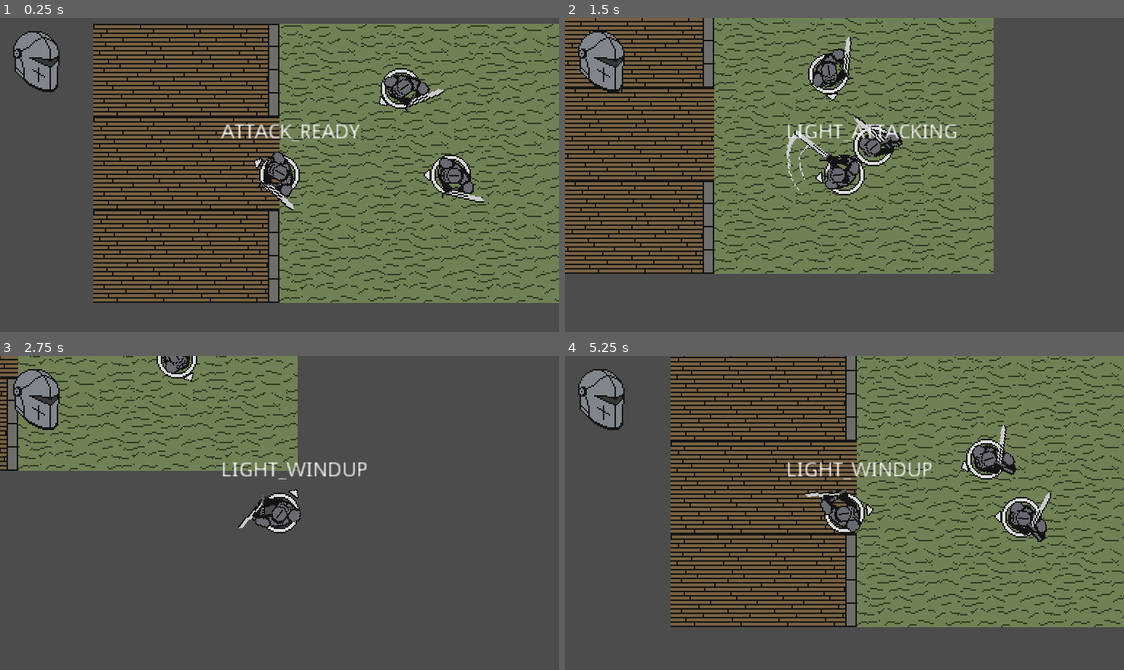
Above: before the commit, frames 1-4 (two rows, left to right).
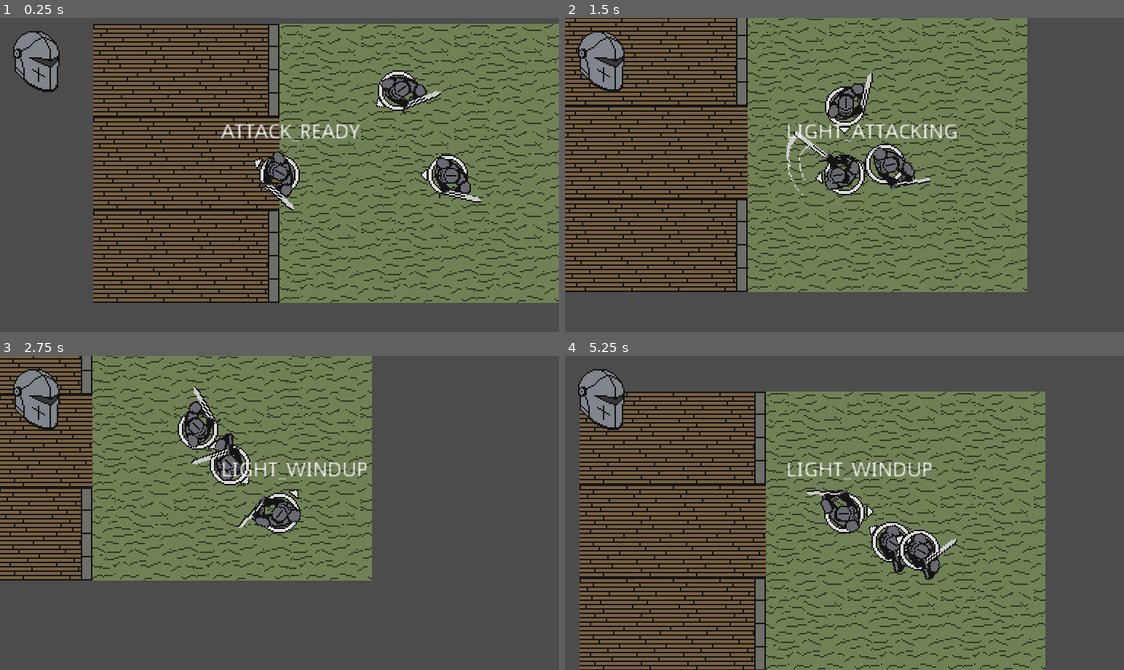
Above: after the commit, the same moments.

Repository: BGuerrero825/Slasher
Game: Godot game, scene res://Base.tscn
The game is run twice, just before and just after one commit, with the same random seed, the same clock (stepped at 60 frames per second) and the same inputs.
Inputs (mouse positions are in pixels of both pictures, inside the frame that each line leads up to):
- Up to frame 1 (0.25 s): no input
- Up to frame 2 (1.5 s): move the mouse to (967, 159) at 0.52 s; press the mouse at (967, 159) at 0.53 s; hold D (move_right) 0.53-1.28 s; move the mouse to (732, 190) at 1.27 s; release the mouse at (732, 190) at 1.28 s; hold S (move_down) from 1.28 s (still down); click (732, 190) at 1.35 s
- Up to frame 3 (2.75 s): move the mouse to (335, 443) at 2.02 s; release S (move_down) at 2.03 s; press the mouse at (335, 443) at 2.03 s; hold D (move_right) from 2.03 s (still down); right-click (335, 443) at 2.1 s
- Up to frame 4 (5.25 s): move the mouse to (816, 575) at 2.77 s; release D (move_right) at 2.78 s; release the mouse at (816, 575) at 2.78 s; hold Up (move_up) 2.78-3.53 s; click (816, 575) at 2.85 s; move the mouse to (1012, 560) at 3.52 s; press the mouse at (1012, 560) at 3.53 s; hold A (move_left) 3.53-5.03 s; move the mouse to (676, 465) at 4.27 s; release the mouse at (676, 465) at 4.28 s; right-click (676, 465) at 4.35 s; click (676, 465) at 4.55 s; move the mouse to (872, 513) at 5.02 s; press the mouse at (872, 513) at 5.03 s; hold S (move_down) from 5.03 s (still down)

The runs differ from the first frame. In frame 1, 1.2% of the frame differs, in the area x 67-87%, y 15-59%; in frame 2, 32%; in frame 3, 36%; in frame 4, 66%, in the area x 2-100%, y 0-100%.
Error after the commit: Invalid call to function 'take_damage' in base 'Area2D (blockbox.gd)'. Expected 1 arguments. (res://code/npc.gd:132)

Commit message:
basic knockback implemented

Diff:
--- a/Base.tscn
+++ b/Base.tscn
@@ -14,11 +14,9 @@
 
 [node name="npc" parent="." instance=ExtResource( 6 )]
 position = Vector2( 213.482, 35.2271 )
-health = 75
 
 [node name="npc2" parent="." instance=ExtResource( 6 )]
 position = Vector2( 248, 96 )
-health = 75
 
 [node name="player" parent="." instance=ExtResource( 3 )]
 position = Vector2( 128, 96 )
--- a/code/npc.gd
+++ b/code/npc.gd
@@ -1,25 +1,27 @@
 extends KinematicBody2D
 
 
-export var health = 25
-export var speed = 10
+export var health := 25.0
+export var speed := 20.0
 
-export var ATTACK_DELAY_TIME = 0.01  # delay before initiating an attack while in range
-export var ATTACK_COOLDOWN_TIME = 1.5  # delay between attacks
-export var MOVE_DELAY_TIME = 0.5  # delay before moving after attacking
+export var ATTACK_DELAY_TIME := 0.01  # delay before initiating an attack while in range
+export var ATTACK_COOLDOWN_TIME := 1.5  # delay between attacks
+export var MOVE_DELAY_TIME := 0.5  # delay before moving after attacking
+export var KNOCKBACK_TIME := 0.1  # total time spent in knockback
+export var KNOCKBACK_STRENGTH := 40.0  # knockback strength
 
-export var DAMAGE = 10
+export var DAMAGE := 10.0
 
-var STANDOFF_DISTANCE = 40  # distance the AI wants to sit from the player
-var RUNAWAY_DISTANCE = 25  # distance the AI wants to run from the player
+var STANDOFF_DISTANCE := 40.0  # distance the AI wants to sit from the player
+var RUNAWAY_DISTANCE := 25.0  # distance the AI wants to run from the player
 
-enum {ATTACKING, STANDOFF, RETREATING, BACKING_AWAY, MOVING_TO_PLAYER, SLEEP}
+enum {ATTACKING, STANDOFF, RETREATING, BACKING_AWAY, MOVING_TO_PLAYER, SLEEP, KNOCK_BACK}
 
-var current_state = SLEEP
+var current_state := SLEEP
 
-var attack_available = true
+var attack_available := true
 
-var velocity = Vector2()
+var velocity := Vector2()
 
 #onready var player_pos = $"/root/Global".player.get_position()
 
@@ -32,7 +34,7 @@
 	var player_pos = $"/root/Global".player.get_position()
 	var distance_to_player = position.distance_to(player_pos)
 
-#	# orient towards player
+	# orient towards player
 	$center.rotation = PI + position.angle_to_point(player_pos)
 
 	#$Label.text = str(position.distance_to(player_pos))
@@ -41,8 +43,7 @@
 	match current_state:
 		ATTACKING:
 			$Label.text = "ATTACKING"
-			########################################################################################
-			$AnimationPlayer.play("Heavy")  #TODO
+			$AnimationPlayer.play("Heavy")
 
 			if not $cooldown_timer.time_left > 0:
 				$cooldown_timer.start(ATTACK_COOLDOWN_TIME)
@@ -88,6 +89,15 @@
 			if distance_to_player < STANDOFF_DISTANCE:
 				current_state = STANDOFF
 
+		KNOCK_BACK:
+			if not $knockback_timer.time_left > 0:
+				$knockback_timer.start(KNOCKBACK_TIME)
+
+			$Label.text = "KNOCK_BACK"
+			velocity.x = -cos($center.rotation)
+			velocity.y = -sin($center.rotation)
+			velocity = KNOCKBACK_STRENGTH * velocity.normalized()
+
 		SLEEP:
 			$Label.text = "SLEEP"
 			if distance_to_player > STANDOFF_DISTANCE:
@@ -97,6 +107,8 @@
 
 
 func _on_hurtbox_damage_taken(amount):
+	current_state = KNOCK_BACK
+
 	health = health - amount
 	print("NPC_Health: ", health)
 	if health <= 0:
@@ -117,4 +129,8 @@
 
 
 func _on_hitbox_area_entered(area):
-	area.take_damage(DAMAGE)
+	area.take_damage(DAMAGE, self)
+
+
+func _on_knockback_timer_timeout():
+	current_state = STANDOFF
--- a/code/player.gd
+++ b/code/player.gd
@@ -4,9 +4,9 @@
 export var player_health = 40
 
 #movement constants
-export var MAX_SPEED := 150.0
-export var ACCELERATION := 1000.0
-export var FRICTION := 750.0
+export var MAX_SPEED := 85.0
+export var ACCELERATION := 500.0
+export var FRICTION := 350.0
 
 export var LIGHT_ATTACK_COOLDOWN_TIME := .5
 export var HEAVY_ATTACK_COOLDOWN_TIME := 1.0
@@ -20,17 +20,22 @@
 export var LIGHT_ATTACK_DMG := 1
 export var HEAVY_ATTACK_DMG := 2
 
-enum {ATTACK_READY, LIGHT_WINDUP, HEAVY_WINDUP, LIGHT_ATTACKING, HEAVY_ATTACKING, ATTACK_COOLDOWN, PARRY}
+export var KNOCKBACK_TIME := 0.1  # total time spent in knockback
+export var KNOCKBACK_STRENGTH := 40.0  # knockback strength
 
-var attack_state = ATTACK_READY
+enum {ATTACK_READY, LIGHT_WINDUP, HEAVY_WINDUP, LIGHT_ATTACKING, HEAVY_ATTACKING, ATTACK_COOLDOWN, PARRY, KNOCKBACK}
 
-var parry_available = true
-var invincible = false
+var attack_state := ATTACK_READY
 
-var current_damage = 0
+var parry_available := true
+var invincible := false
 
-var velocity = Vector2.ZERO
-var mouse_angle = 0.0
+var current_damage := 0.0
+var last_dmg_source = self
+
+var velocity := Vector2.ZERO
+var mouse_angle := 0.0
+var movement_allowed := true
 
 onready var center = $center
 onready var animation = $center/AnimationPlayer
@@ -87,22 +92,33 @@
 			$light_windup_timer.stop()
 			$heavy_windup_timer.stop()
 
+		KNOCKBACK:
+			movement_allowed = false
+			if not $knockback_timer.time_left > 0:
+				$knockback_timer.start(KNOCKBACK_TIME)
+
+			$Label.text = "KNOCK_BACK"
+			velocity.x = -cos($center.rotation)
+			velocity.y = -sin($center.rotation)
+			velocity = KNOCKBACK_STRENGTH * velocity.normalized()
+
 	# Parry allowed in following states
 	if Input.is_action_just_pressed("block") and parry_available:# and attack_state in []:
 		attack_state = PARRY
 
 	# MOVEMENT CODE
 	#set input vector based on input strength from x axis (a/d) and y axis (w/s)
-	var input_vector = Vector2.ZERO
-	input_vector.x = Input.get_action_strength("move_right") - Input.get_action_strength("move_left")
-	input_vector.y = Input.get_action_strength("move_down") - Input.get_action_strength("move_up")
-	input_vector = input_vector.normalized()
-	if input_vector != Vector2.ZERO:
-#		if walking:
-#			input_vector = input_vector/2
-		velocity = velocity.move_toward(input_vector * MAX_SPEED, ACCELERATION * delta)
-	else:
-		velocity = velocity.move_toward(Vector2.ZERO, FRICTION * delta)
+	if movement_allowed:
+		var input_vector = Vector2.ZERO
+		input_vector.x = Input.get_action_strength("move_right") - Input.get_action_strength("move_left")
+		input_vector.y = Input.get_action_strength("move_down") - Input.get_action_strength("move_up")
+		input_vector = input_vector.normalized()
+		if input_vector != Vector2.ZERO:
+	#		if walking:
+	#			input_vector = input_vector/2
+			velocity = velocity.move_toward(input_vector * MAX_SPEED, ACCELERATION * delta)
+		else:
+			velocity = velocity.move_toward(Vector2.ZERO, FRICTION * delta)
 	velocity = move_and_slide(velocity)
 	mouse_angle = rad2deg(self.get_global_transform().get_origin().angle_to_point(get_global_mouse_position()))
 	center.rotation_degrees = mouse_angle - 180
@@ -128,11 +144,14 @@
 	area.take_damage(current_damage)
 
 
-func _on_hurtbox_damage_taken(amount):
+func _on_hurtbox_damage_taken(amount, dmg_source):
+#	print("DMG_SOURCE: ", dmg_source.position)
 
 	if not invincible:
 		player_health -= amount
 		print("Player_Health: ", player_health)
+		last_dmg_source = dmg_source
+		attack_state = KNOCKBACK
 	else:
 		print("BLOCKED ATTACK WITH I FRAME")
 
@@ -147,3 +166,8 @@
 
 func _on_parry_invincible_timer_timeout():
 	invincible = false
+
+
+func _on_knockback_timer_timeout():
+	attack_state = ATTACK_READY
+	movement_allowed = true
--- a/objects/hurtbox.gd
+++ b/objects/hurtbox.gd
@@ -2,5 +2,5 @@
 
 signal damage_taken(amount)
 
-func take_damage(amount):
-	emit_signal("damage_taken", amount)
+func take_damage(amount, dmg_source):
+	emit_signal("damage_taken", amount, dmg_source)
--- a/objects/npc.tscn
+++ b/objects/npc.tscn
@@ -99,8 +99,12 @@
 
 [node name="move_delay_timer" type="Timer" parent="."]
 one_shot = true
+
+[node name="knockback_timer" type="Timer" parent="."]
+one_shot = true
 [connection signal="area_entered" from="center/hitbox" to="." method="_on_hitbox_area_entered"]
 [connection signal="damage_taken" from="hurtbox" to="." method="_on_hurtbox_damage_taken"]
 [connection signal="timeout" from="attack_timer" to="." method="_on_attack_timer_timeout"]
 [connection signal="timeout" from="cooldown_timer" to="." method="_on_cooldown_timer_timeout"]
 [connection signal="timeout" from="move_delay_timer" to="." method="_on_move_delay_timer_timeout"]
+[connection signal="timeout" from="knockback_timer" to="." method="_on_knockback_timer_timeout"]
--- a/objects/player.tscn
+++ b/objects/player.tscn
@@ -222,6 +222,9 @@
 
 [node name="parry_invincible_timer" type="Timer" parent="."]
 one_shot = true
+
+[node name="knockback_timer" type="Timer" parent="."]
+one_shot = true
 [connection signal="area_entered" from="center/hitbox" to="." method="_on_hitbox_area_entered"]
 [connection signal="blocked_attack" from="center/blockbox" to="." method="_on_blockbox_blocked_attack"]
 [connection signal="damage_taken" from="hurtbox" to="." method="_on_hurtbox_damage_taken"]
@@ -229,3 +232,4 @@
 [connection signal="timeout" from="light_windup_timer" to="." method="_on_light_windup_timer_timeout"]
 [connection signal="timeout" from="heavy_windup_timer" to="." method="_on_heavy_windup_timer_timeout"]
 [connection signal="timeout" from="parry_invincible_timer" to="." method="_on_parry_invincible_timer_timeout"]
+[connection signal="timeout" from="knockback_timer" to="." method="_on_knockback_timer_timeout"]
